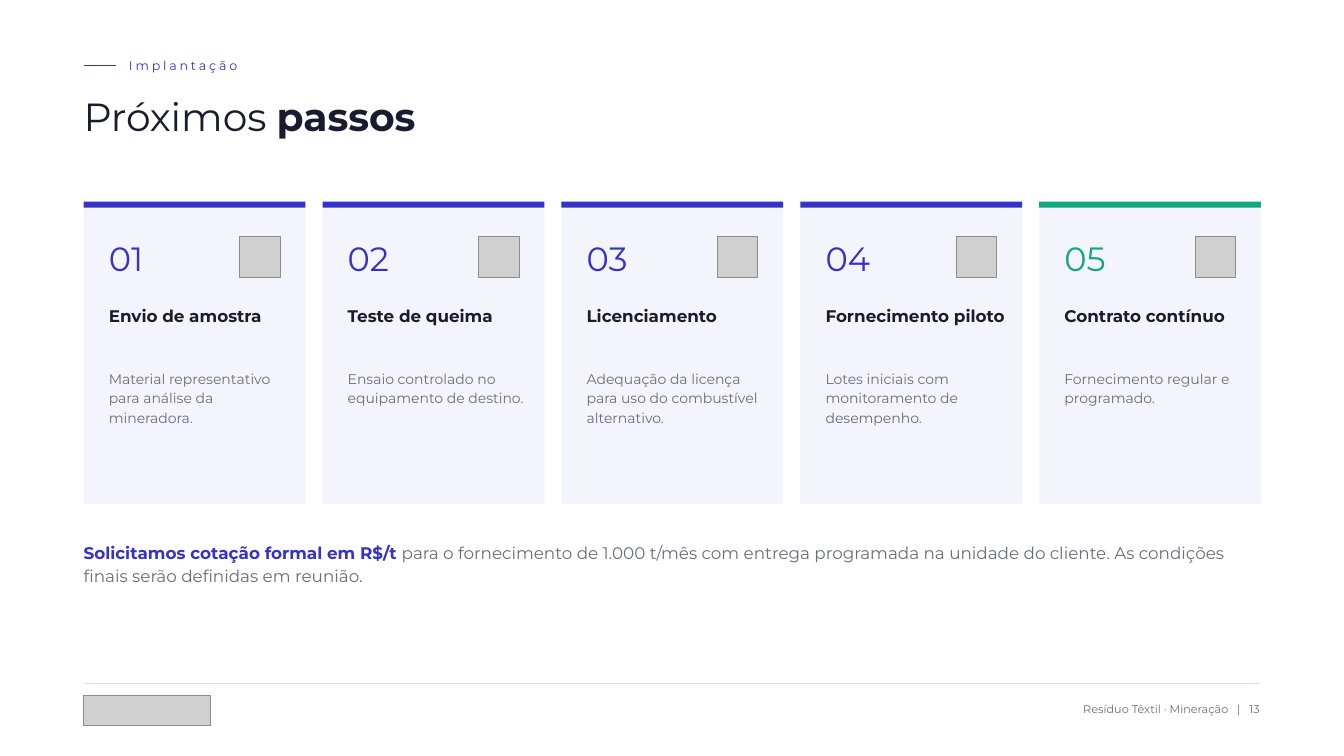
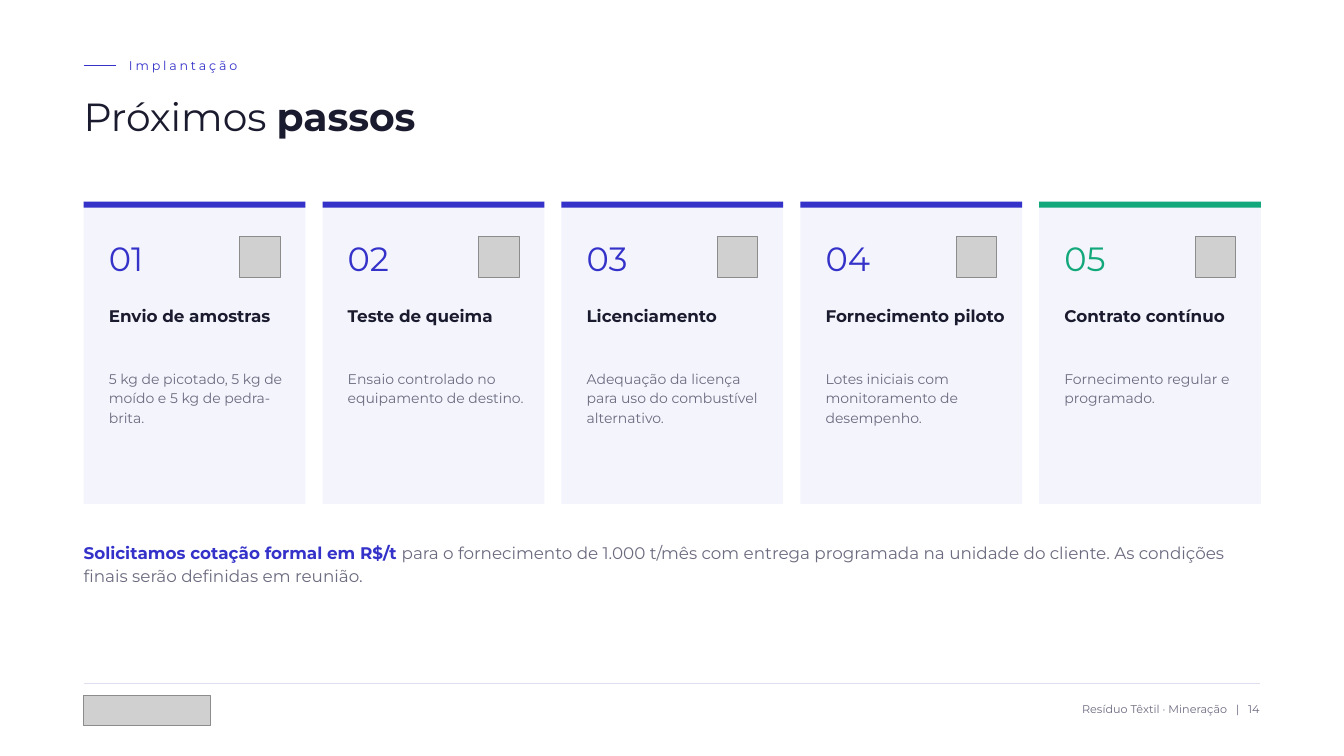
Before and after one commit to rogerio27238899/K, a slide deck: slide 14 of apresentacao-mineradora/Nunes_Lucato_Residuo_Textil_Mineradora.pptx (slide 13 before the commit). Drawn at 1344x756 pixels with LibreOffice and Linux fonts; fonts in the diff are those of the drawing; grey boxes stand for pictures. Boxes give left, top, right and bottom in pixels: in the first picture for what was removed or moved away, otherwise in the second. Text is boxed around its words. In the diff, an @@ line names an element or a change of style, - is before the commit and + after.

Commit message:
Adiciona slide de amostras (5 kg picotado, moído e pedra-brita)

```diff
--- a/apresentacao-mineradora/Nunes_Lucato_Residuo_Textil_Mineradora.pptx
+++ b/apresentacao-mineradora/Nunes_Lucato_Residuo_Textil_Mineradora.pptx
@@ text at [109, 309, 270, 322]: text changed @@
-Envio de amostra
+Envio de amostras
@@ text at [109, 373, 282, 423]: text changed @@
-Material representativo para análise da mineradora.
+5 kg de picotado, 5 kg de moído e 5 kg de pedra-brita.
@@ text at [1082, 705, 1259, 716]: text changed @@
-Resíduo Têxtil · Mineração | 13
+Resíduo Têxtil · Mineração | 14
```
Also in this commit, not shown: 1 slide added, 6 other files.
